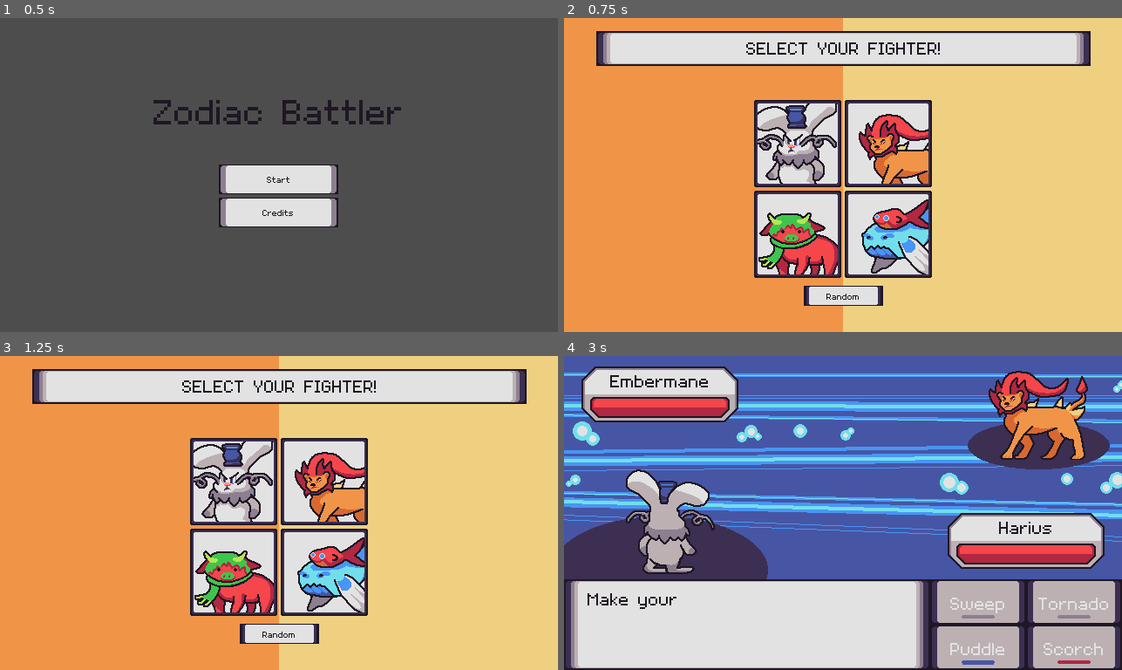
Above: before the commit, frames 1-4 (two rows, left to right).
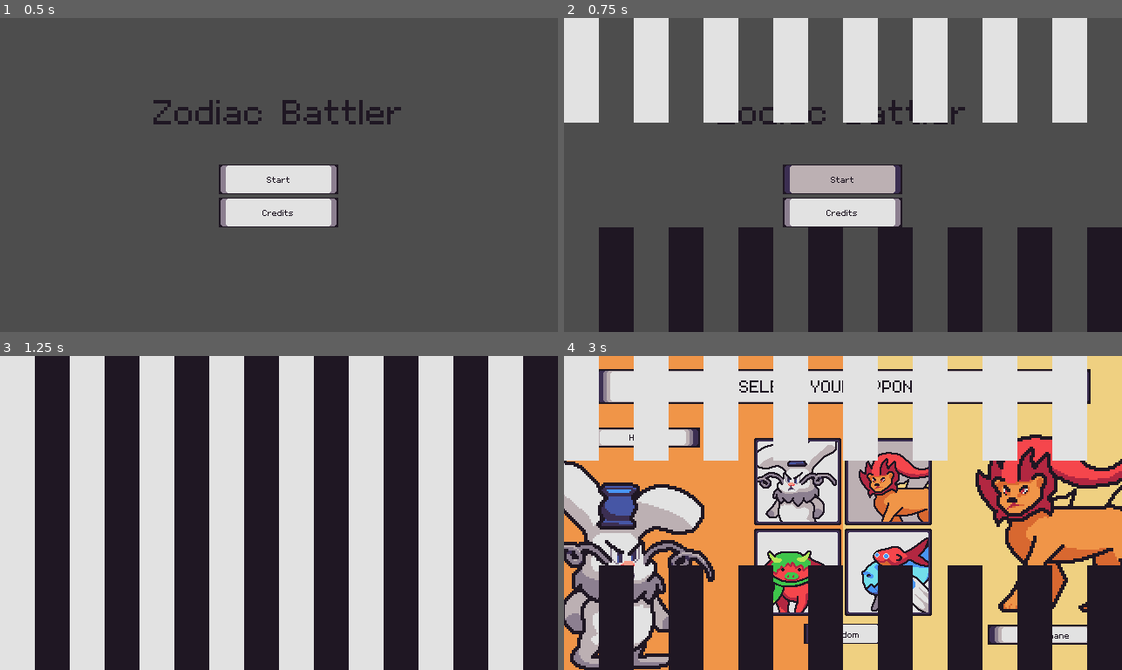
Above: after the commit, the same moments.

Repository: jadicodes/zodiac-battler
Game: Godot game, scene res://main_menu/main_menu.tscn
Two runs of this game, one before a commit and one after it. Both use one fixed random seed, a clock stepped at 60 frames per second and the inputs below. The engine's default icon, where the game draws it, is replaced by a stand-in: a white triangle on a blue panel in a dark square.
Inputs (mouse positions are in pixels of both pictures, inside the frame that each line leads up to):
- Up to frame 1 (0.5 s): no input
- Up to frame 2 (0.75 s): click "Start" at 0.5 s
- Up to frame 3 (1.25 s): no input
- Up to frame 4 (3 s): click (843, 516) at 1.25 s, where only the run after the commit has a clickable "Start"; click (798, 481) at 2 s; click (887, 481) at 2.75 s

Frame 1 is identical in both runs. In frame 2, 94% of the frame differs, in the area x 0-100%, y 0-100%; in frame 3, 89%; in frame 4, 94%.

Commit message:
Implement scene transition shader

Diff:
--- a/project/battle_arena/battle_arena.gd
+++ b/project/battle_arena/battle_arena.gd
@@ -1,4 +1,7 @@
 extends Control
+
+const BATTLE_ARENA_SCENE := preload("res://battle_arena/battle_arena.tscn")
+const MONSTER_SELECT_SCENE = preload("res://monster_select/monster_select.tscn")
 
 const DAMAGE_DIVIDER: float = 10
 const DEFAULT_MULTIPLER: float = 1.0
@@ -84,11 +87,11 @@
 
 
 func _rematch() -> void:
-	get_tree().change_scene_to_file("res://battle_arena/battle_arena.tscn")
+	Transition.to(BATTLE_ARENA_SCENE)
 
 
 func _start_new_game() -> void:
-	get_tree().change_scene_to_file("res://monster_select/monster_select.tscn")
+	Transition.to(MONSTER_SELECT_SCENE)
 
 
 func _on_move_selected(move_index: int) -> void:
--- a/project/main_menu/main_menu.gd
+++ b/project/main_menu/main_menu.gd
@@ -5,7 +5,7 @@
 
 
 func start_game() -> void:
-	get_tree().change_scene_to_packed(MONSTER_SELECT_SCENE)
+	Transition.to(MONSTER_SELECT_SCENE)
 
 
 func show_credits() -> void:
--- a/project/monster_select/monster_select.gd
+++ b/project/monster_select/monster_select.gd
@@ -1,4 +1,6 @@
 extends Control
+
+const BATTLE_ARENA_SCENE := preload("res://battle_arena/battle_arena.tscn")
 
 var _self_monster: Breed
 var _opponent_monster: Breed
@@ -20,7 +22,7 @@
 		if state == State.PLAY:
 			MonsterSelections.self_breed = _self_monster
 			MonsterSelections.opponent_breed = _opponent_monster
-			get_tree().change_scene_to_file("res://battle_arena/battle_arena.tscn")
+			Transition.to(BATTLE_ARENA_SCENE)
 		_monster_select_state = state
 
 
--- a/project/monster_select/monster_selections.gd
+++ b/project/monster_select/monster_selections.gd
@@ -1,4 +1,4 @@
 extends Node
 
-var self_breed: Breed = preload("res://monsters/breed/embermane.tres")
-var opponent_breed: Breed = preload("res://monsters/breed/harius.tres")
+var self_breed: Breed = null
+var opponent_breed: Breed = null
--- a/project/project.godot
+++ b/project/project.godot
@@ -18,6 +18,7 @@
 [autoload]
 
 MonsterSelections="*res://monster_select/monster_selections.gd"
+Transition="*res://ui/transition/transition.tscn"
 
 [display]
 
--- /dev/null
+++ b/project/ui/transition/transition.gd
@@ -0,0 +1,52 @@
+extends Control
+
+const ANIMATION_LENGTH: float = 0.5
+const PAUSE_LENGTH: float = 0.25
+
+@onready var _panel: Panel = %Panel
+
+var _y_threshold := 0.0
+
+var _to_scene: PackedScene
+
+
+func _ready() -> void:
+	_panel.visible = false
+
+
+func _process(_delta: float) -> void:
+	_update_y_threshold()
+
+
+func to(scene: PackedScene) -> void:
+	_to_scene = scene
+	_start()
+
+
+func _start() -> void:
+	_y_threshold = 0.0
+	_update_y_threshold()
+	_panel.visible = true
+	var tween := get_tree().create_tween()
+	tween.tween_property(self, "_y_threshold", 1.0, ANIMATION_LENGTH)
+	tween.tween_property(self, "_y_threshold", 1.0, PAUSE_LENGTH)
+	tween.play()
+	tween.finished.connect(_end)
+
+
+func _end() -> void:
+	get_tree().change_scene_to_packed(_to_scene)
+	var tween := get_tree().create_tween()
+	tween.tween_property(self, "_y_threshold", 0, ANIMATION_LENGTH)
+	tween.play()
+	tween.finished.connect(_complete)
+
+
+func _complete() -> void:
+	_to_scene = null
+	_panel.visible = false
+
+
+func _update_y_threshold() -> void:
+	if _to_scene:
+		_panel.material.set_shader_parameter("y_threshold", _y_threshold)
--- /dev/null
+++ b/project/ui/transition/transition.tscn
@@ -0,0 +1,34 @@
+[gd_scene load_steps=5 format=3 uid="uid://bk5l3nsrnt2aw"]
+
+[ext_resource type="Script" uid="uid://bwg7bswhadk5h" path="res://ui/transition/transition.gd" id="1_8qd52"]
+[ext_resource type="Shader" uid="uid://ewg4vjnmcbvx" path="res://ui/transition/transition.gdshader" id="2_78nbd"]
+
+[sub_resource type="ShaderMaterial" id="ShaderMaterial_n56rg"]
+shader = ExtResource("2_78nbd")
+shader_parameter/num_lines = 16.0
+shader_parameter/y_threshold = 0.0
+shader_parameter/line_color_a = Color(0.8862745, 0.8862745, 0.8862745, 1)
+shader_parameter/line_color_b = Color(0.12156863, 0.09019608, 0.13725491, 1)
+
+[sub_resource type="StyleBoxFlat" id="StyleBoxFlat_bvx3v"]
+
+[node name="Transistion" type="Control"]
+layout_mode = 3
+anchors_preset = 15
+anchor_right = 1.0
+anchor_bottom = 1.0
+grow_horizontal = 2
+grow_vertical = 2
+script = ExtResource("1_8qd52")
+
+[node name="CanvasLayer" type="CanvasLayer" parent="."]
+
+[node name="Panel" type="Panel" parent="CanvasLayer"]
+unique_name_in_owner = true
+material = SubResource("ShaderMaterial_n56rg")
+anchors_preset = 15
+anchor_right = 1.0
+anchor_bottom = 1.0
+grow_horizontal = 2
+grow_vertical = 2
+theme_override_styles/panel = SubResource("StyleBoxFlat_bvx3v")
Not shown, added: project/ui/transition/transition.gd.uid
Renamed: project/transition.gdshader -> project/ui/transition/transition.gdshader
Renamed: project/transition.gdshader.uid -> project/ui/transition/transition.gdshader.uid
